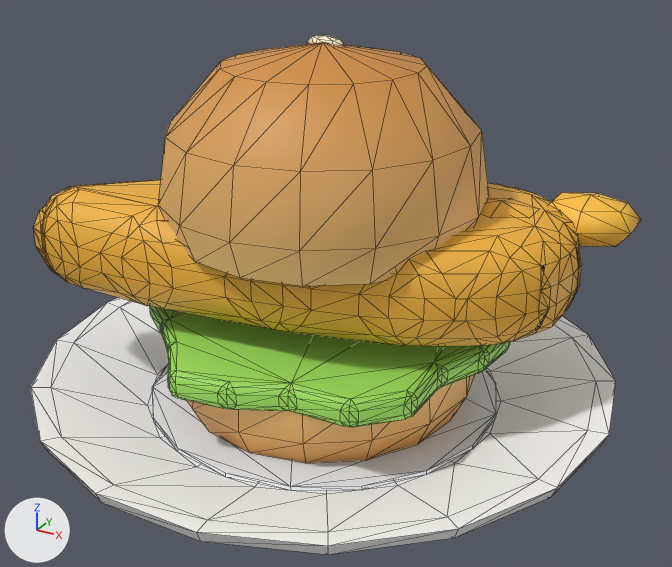
Two versions of the glTF model assets/models/dish_fishburger.glb, one commit apart.
One viewpoint serves both versions: a 50 mm lens placed at (0.403, -0.709, 0.501), pointed at (0.018, -0.01, 0.152). Every picture has the same lights, and +X, +Y and +Z are marked at lower left. The first picture is the older version. Mesh edges are drawn as thin lines. Vertices at exactly the same position are counted once.

Names of what the first picture shows: 'dish_fishburger'.
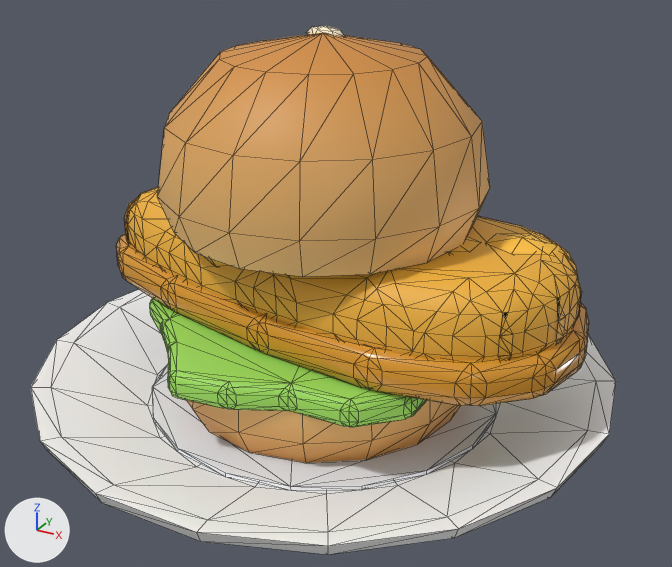
Changed parts and their boxes (x1, y1, x2, y2) in the pictures (672 x 567 px; the box of a moved part takes in the faces that stretch with it):
'dish_fishburger', reshaped: before (31, 35, 641, 555); after (31, 26, 616, 555)
part 1 of me_dish_fishburger, moved or reshaped: before (33, 180, 582, 346); after (124, 187, 582, 361)
part 2 of me_dish_fishburger, added (mostly hidden): after (451, 237, 478, 251)
part 3 of me_dish_fishburger, added (mostly hidden): after (201, 255, 225, 267)
part 4 of me_dish_fishburger, added (orange): after (488, 234, 564, 257)
part 5 of me_dish_fishburger, rebuilt: before (158, 42, 489, 286); after (157, 33, 490, 277)
part 6 of me_dish_fishburger, rebuilt: before (306, 35, 346, 47); after (306, 26, 346, 37)
part 7 of me_dish_fishburger, added (orange): after (116, 234, 589, 406)
part 8 of me_dish_fishburger, cut back (orange): before (177, 192, 641, 247)

Diff of the bpy script that builds the scene:
```diff
--- a/assets/models/dish_fishburger.glb.py
+++ b/assets/models/dish_fishburger.glb.py
@@ me_dish_fishburger @@
 # used by ob_dish_fishburger; location = (0.0, 0.0, 0.0)
-me_dish_fishburger.from_pydata(...)  # 1278 vertices, 2452 faces; spans x -0.28..0.28, y -0.276..0.276, z 0.0..0.374
+me_dish_fishburger.from_pydata(...)  # 1786 vertices, 3360 faces; spans x -0.28..0.28, y -0.276..0.276, z 0.0..0.382
+# me_dish_fishburger part 1: the loose piece of 336 vertices spanning x -0.269..0.229, y -0.127..0.154, z 0.131..0.229 is turned -20 degrees about the z axis through its middle and scaled by 0.914, then moved by (0.032, 0.005, -0.015)
+# me_dish_fishburger part 2: a new loose piece, a UV sphere (6 segments, 4 rings, poles along z) spanning x 0.08..0.16, y -0.037..0.04, z 0.173..0.215, in mat_satin
+# me_dish_fishburger part 3: a new loose piece, a UV sphere (6 segments, 4 rings, poles along z) spanning x -0.103..-0.023, y -0.096..-0.019, z 0.173..0.215, in mat_satin
+# me_dish_fishburger part 4: a new loose piece, a UV sphere (6 segments, 4 rings, poles along z) spanning x 0.141..0.221, y -0.011..0.066, z 0.173..0.215, in mat_satin
+# me_dish_fishburger part 5: the loose piece of 66 vertices spanning x -0.15..0.15, y -0.15..0.15, z 0.202..0.37 is rebuilt with 66 vertices and now spans x -0.15..0.15, y -0.15..0.15, z 0.21..0.378
+# me_dish_fishburger part 6: the loose piece of 20 vertices spanning x -0.026..0.017, y -0.002..0.027, z 0.358..0.374 is rebuilt with 20 vertices and now spans x -0.026..0.017, y -0.002..0.027, z 0.366..0.382
+# me_dish_fishburger part 7: a new loose piece of 196 vertices spanning x -0.253..0.251, y -0.12..0.12, z 0.113..0.152, in mat_gloss
+# me_dish_fishburger part 8: 180 vertices removed from x -0.154..0.26, y -0.129..0.152, z 0.189..0.235; 72 vertices added at x -0.088..0.122, y -0.061..0.063, z 0.17..0.215
+# other edits to the shape of me_dish_fishburger do not show in these pictures
 me_dish_fishburger.materials.append(mat_gloss)
```
